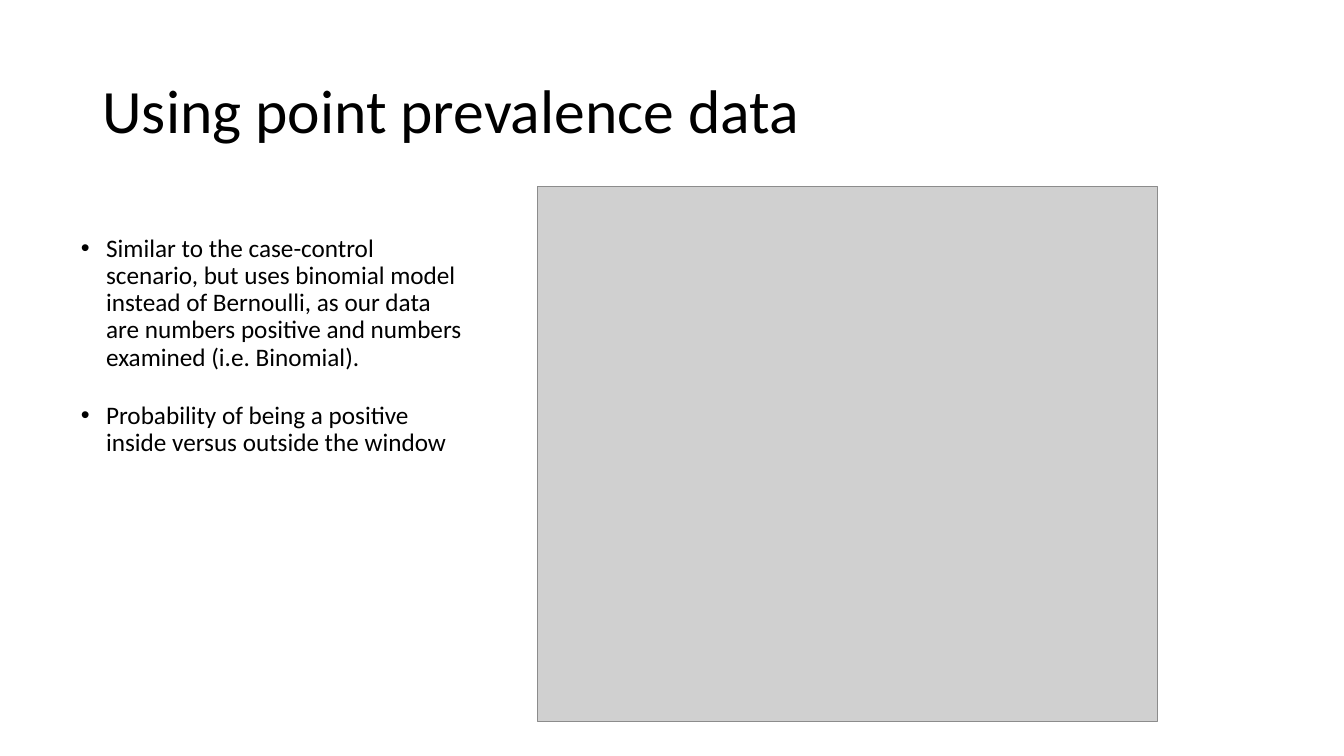
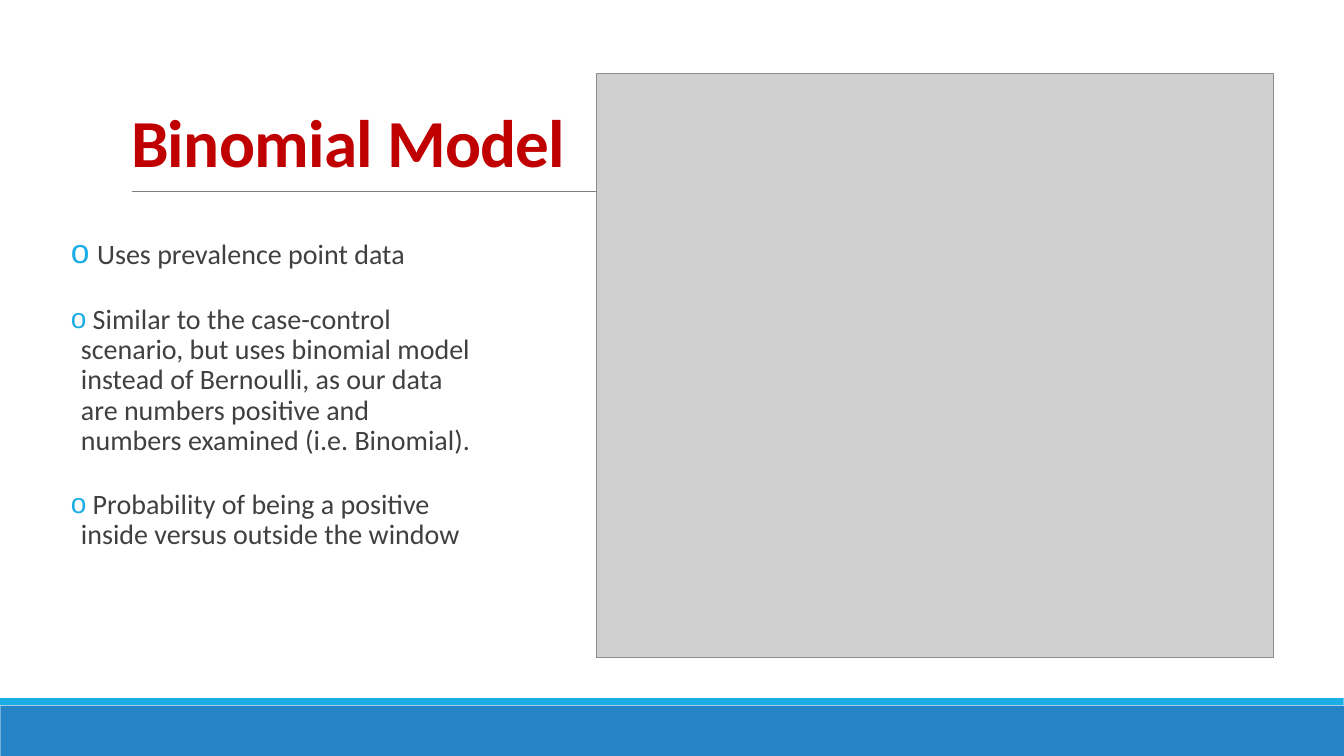
Before and after one commit to ethely/HughSt.github.io, a slide deck: slide 8 of course_materials/week4/Slides/Kulldrof Scan statistic.pptx. Drawn at 1344x756 pixels with LibreOffice and Linux fonts; fonts in the diff are those of the drawing; grey boxes stand for pictures. Boxes give left, top, right and bottom in pixels: in the first picture for what was removed or moved away, otherwise in the second. Text is boxed around its words. In the diff, an @@ line names an element or a change of style, - is before the commit and + after.

```diff
--- a/course_materials/week4/Slides/Kulldrof Scan statistic.pptx
+++ b/course_materials/week4/Slides/Kulldrof Scan statistic.pptx
@@ title "Binomial Model" at <box>131,120,565,168</box>: vertical alignment middle to bottom @@
@@ picture: place and size @@
-picture at <box>537,187,1157,722</box>
+picture at <box>596,74,1273,657</box>
@@ title at <box>131,120,565,168</box>: text changed; size 44 to 48 pt; text colour #000000 to #C00000; bold on @@
-Using point prevalence data
+Binomial Model
@@ line added from (132, 192) to (1231, 192), #808080 0.5 pt @@
@@ text at <box>97,244,404,269</box>: paragraph added @@
+o Uses prevalence point data
@@ text at <box>81,309,470,544</box>: size 18 to 20 pt, text colour #000000 to #404040 in "Similar to the case-control scenario, but uses ...", "Probability of being a positive inside versus ..."; bullet • to o; more space between paragraphs @@
@@ rectangle added at <box>0,706,1344,756</box>, fill #2683C6 @@
@@ rectangle added at <box>0,699,1344,706</box>, fill #1CADE4 @@
```
Also in this commit, not shown: 8 other slides changed, 2 slides added, 2 slides removed.
